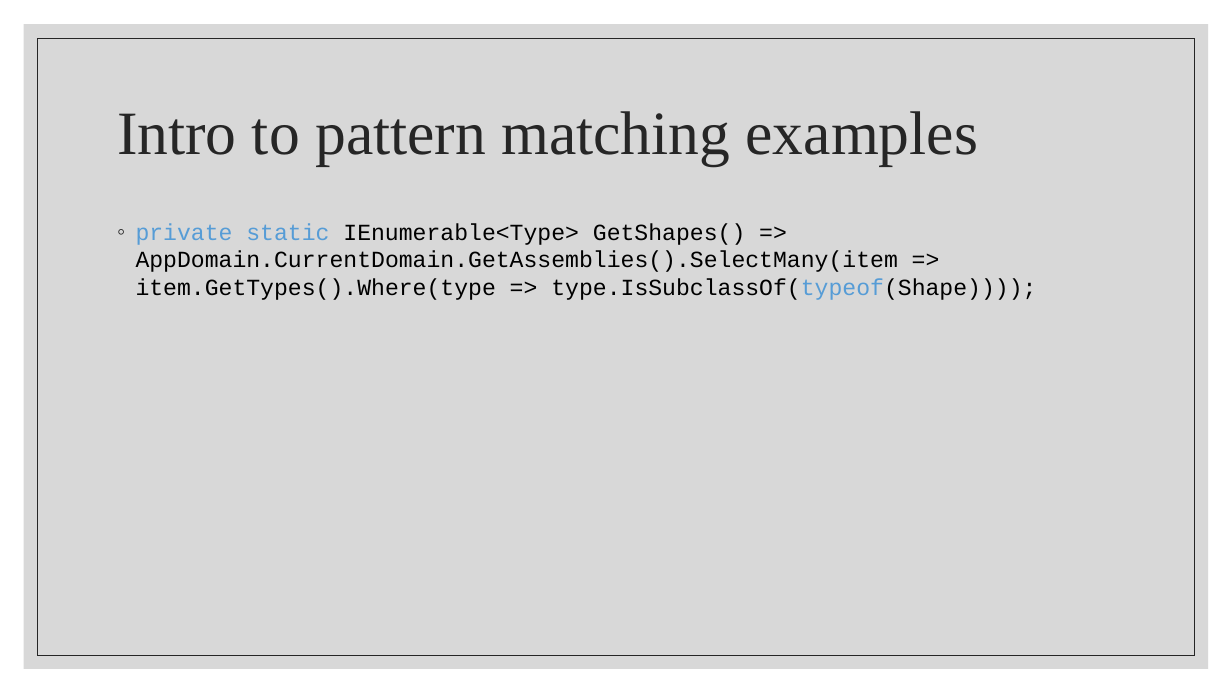
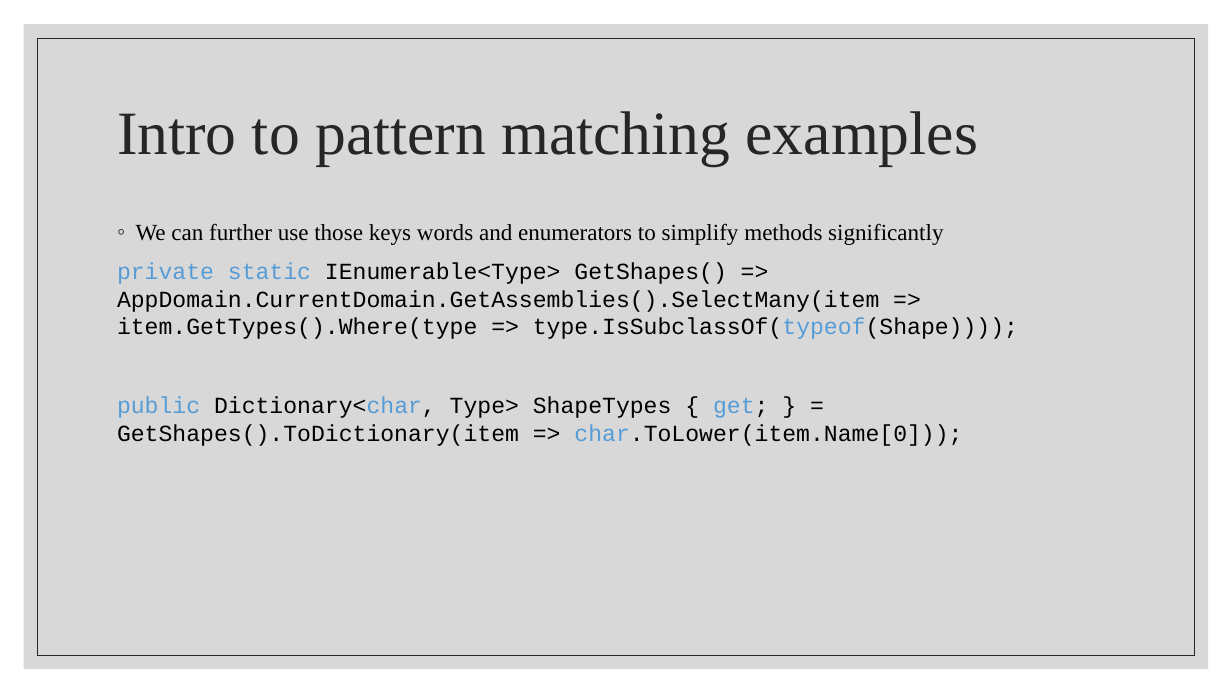
Before and after one commit to BenjaminMichaelis/Lectures, a slide deck: slide 13 of Distributables/Nullability and Pattern Matching.pptx (slide 12 before the commit). Drawn at 1232x693 pixels with LibreOffice and Linux fonts; fonts in the diff are those of the drawing. Boxes give left, top, right and bottom in pixels: in the first picture for what was removed or moved away, otherwise in the second. Text is boxed around its words. In the diff, an @@ line names an element or a change of style, - is before the commit and + after.

Commit message:
Update ppt and distributables to match

```diff
--- a/Distributables/Nullability and Pattern Matching.pptx
+++ b/Distributables/Nullability and Pattern Matching.pptx
@@ text at <box>136,223,943,245</box>: paragraph added @@
+◦ We can further use those keys words and enumerators to simplify methods significantly
@@ text at <box>117,262,1018,339</box>: bullet ◦ to none @@
@@ text at <box>117,396,962,446</box>: paragraph added @@
+public Dictionary<char, Type> ShapeTypes { get; } = GetShapes().ToDictionary(item => char.ToLower(item.Name[0]));
```
Also in this commit, not shown: 4 other slides changed, 1 slide added, 1 slide removed, 3 other files.
